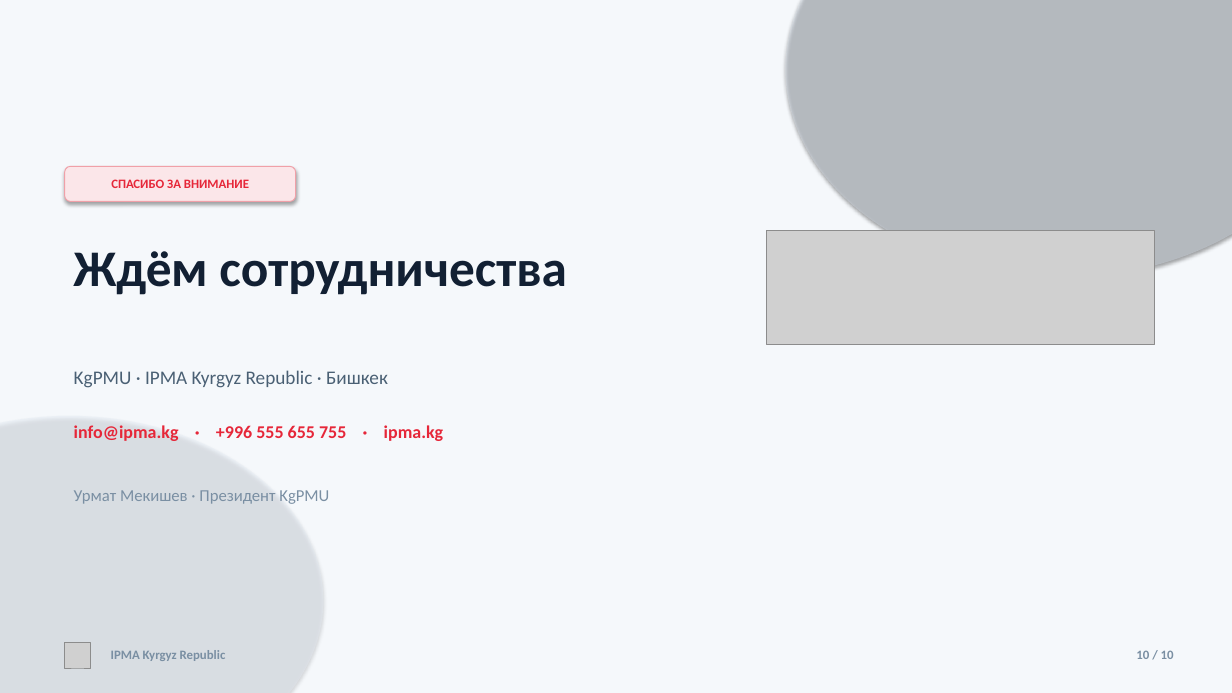
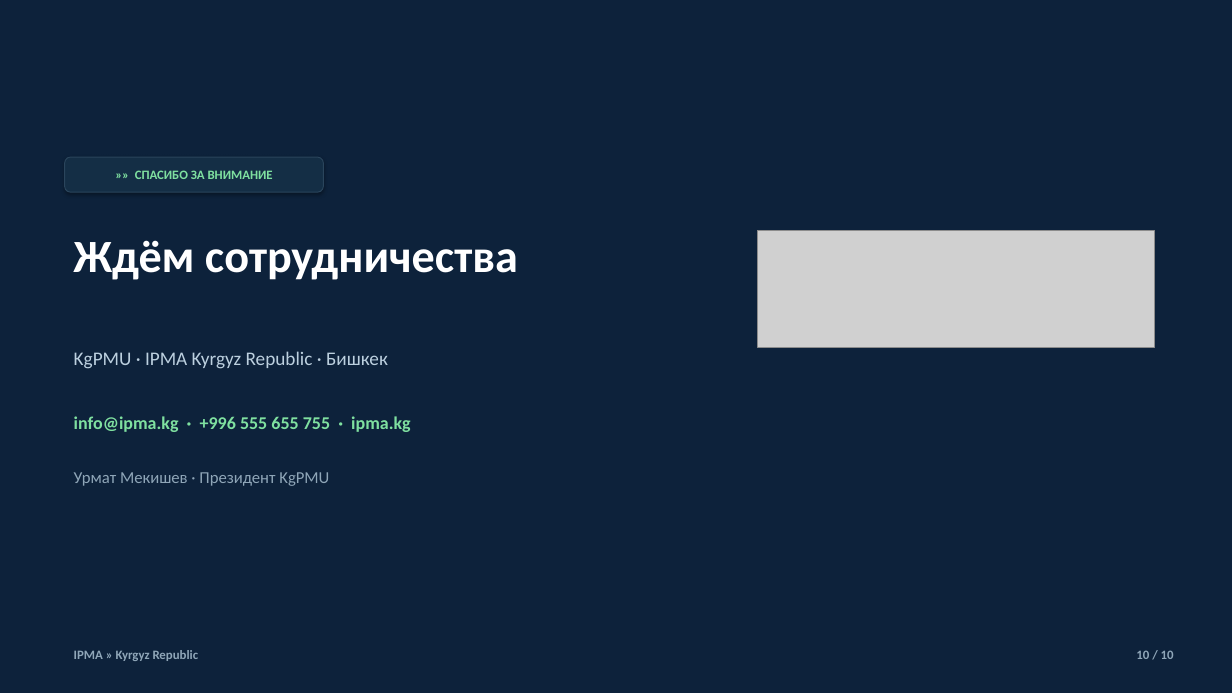
Before and after one commit to umekishev/umekishev, a slide deck: slide 10 of presentations/IPMA_Kyrgyzstan_CoD_Presentation.pptx. Drawn at 1232x693 pixels with LibreOffice and Linux fonts; fonts in the diff are those of the drawing; grey boxes stand for pictures. Boxes give left, top, right and bottom in pixels: in the first picture for what was removed or moved away, otherwise in the second. Text is boxed around its words. In the diff, an @@ line names an element or a change of style, - is before the commit and + after.

```diff
--- a/presentations/IPMA_Kyrgyzstan_CoD_Presentation.pptx
+++ b/presentations/IPMA_Kyrgyzstan_CoD_Presentation.pptx
@@ rectangle at [0,0,1232,693]: fill #F5F8FB to #0D223B @@
@@ ellipse removed at [786,0,1232,277] @@
@@ rounded rectangle "»» СПАСИБО ЗА ВНИМАНИЕ": place and size @@
-rounded rectangle "»» СПАСИБО ЗА ВНИМАНИЕ" at [65,166,296,201]
+rounded rectangle "»» СПАСИБО ЗА ВНИМАНИЕ" at [65,157,323,192]
@@ rounded rectangle "»» СПАСИБО ЗА ВНИМАНИЕ" at [65,157,323,192]: fill #FBE6E9 to #142E45; outline #F0A0A8 0.75 pt to #2A455C 0.75 pt @@
@@ text in rounded rectangle at [135,170,273,179]: text changed; text colour #E62739 to #7FE0A0 @@
-СПАСИБО ЗА ВНИМАНИЕ
+»» СПАСИБО ЗА ВНИМАНИЕ
@@ text "Ждём сотрудничества": place and size @@
-text "Ждём сотрудничества" at [74,251,567,295]
+text "Ждём сотрудничества" at [74,240,518,280]
@@ text "Ждём сотрудничества" at [74,240,518,280]: size 40 to 36 pt, text colour #122033 to #FFFFFF @@
@@ picture: place and size @@
-picture at [767,231,1155,345]
+picture at [758,231,1155,348]
@@ text "KgPMU · IPMA Kyrgyz Republic ...": place and size @@
-text "KgPMU · IPMA Kyrgyz Republic ..." at [74,370,388,388]
+text "KgPMU · IPMA Kyrgyz Republic ..." at [74,351,388,369]
@@ text "KgPMU · IPMA Kyrgyz Republic ..." at [74,351,388,369]: text colour #4A6074 to #BCD0DF @@
@@ ellipse removed at [0,416,323,693] @@
@@ text "info@ipma.kg · +996 555 655 ...": place and size @@
-text "info@ipma.kg · +996 555 655 ..." at [74,425,444,441]
+text "info@ipma.kg · +996 555 655 ..." at [74,416,411,432]
@@ text "info@ipma.kg · +996 555 655 ..." at [74,416,411,432]: text colour #E62739 to #7FE0A0 @@
@@ text "Урмат Мекишев · Президент KgPMU" at [74,472,329,486]: text colour #7A8FA3 to #8FA6B8 @@
@@ text "Урмат Мекишев · Президент KgPMU": place and size @@
-text "Урмат Мекишев · Президент KgPMU" at [74,490,329,504]
+text "Урмат Мекишев · Президент KgPMU" at [74,472,329,486]
@@ picture removed at [65,642,91,668] @@
@@ text at [74,650,199,661]: text changed; text colour #7A8FA3 to #8FA6B8 @@
-IPMA Kyrgyz Republic
+IPMA » Kyrgyz Republic
@@ text "10 / 10" at [1136,650,1174,659]: text colour #7A8FA3 to #8FA6B8 @@
```
Also in this commit, not shown: 9 other slides changed, 12 other files.
